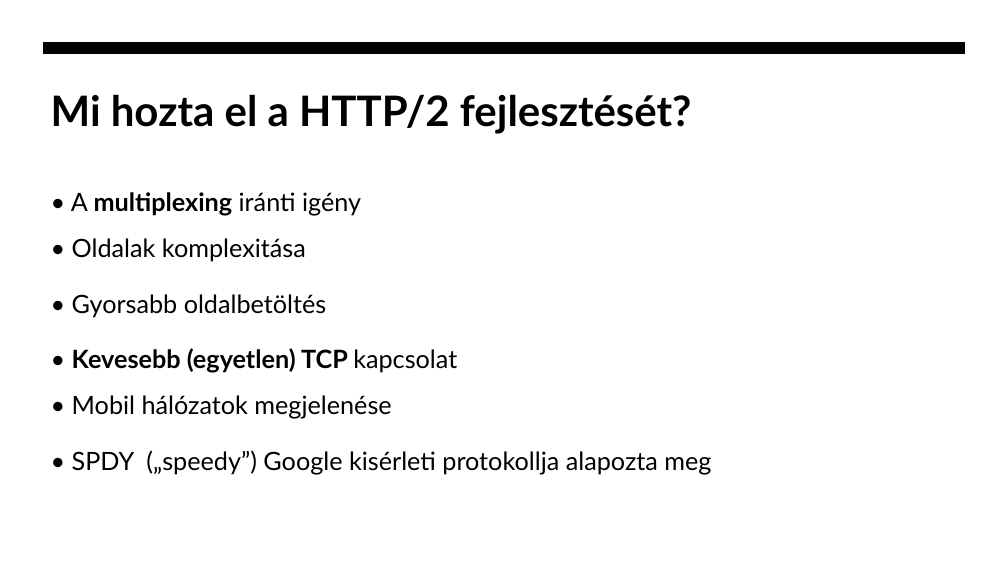
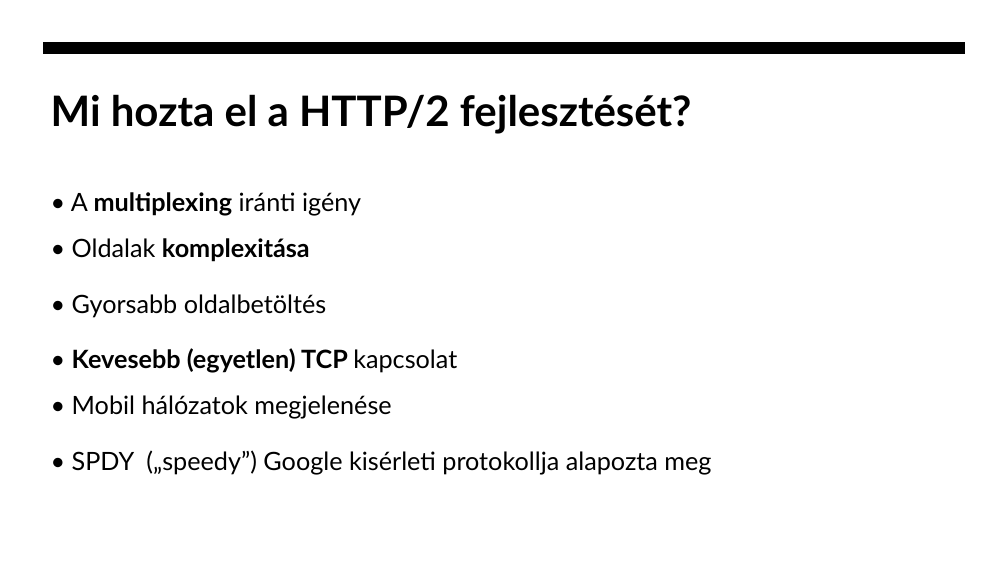
Before and after one commit to zbalogh/oe-internetes-alkalmazasok, a slide deck: slide 5 of 03/03_eloadas_HTTP_protokollok_fejlodese.pptx. Drawn at 1008x567 pixels with LibreOffice and Linux fonts; fonts in the diff are those of the drawing. Boxes give left, top, right and bottom in pixels: in the first picture for what was removed or moved away, otherwise in the second. Text is boxed around its words. In the diff, an @@ line names an element or a change of style, - is before the commit and + after.

```diff
--- a/03/03_eloadas_HTTP_protokollok_fejlodese.pptx
+++ b/03/03_eloadas_HTTP_protokollok_fejlodese.pptx
@@ text at (x1=71, y1=192, x2=361, y2=261): bold on in "komplexitása" @@
```
Also in this commit, not shown: 5 other slides changed, 5 other files.
